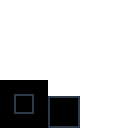
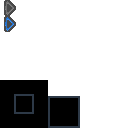
Before/after of a 128px x 128px layered artwork. What changed in the layer stack:
added layer "Arrows" above "Arrows Background" over [4, 0, 16, 32]
added layer "Arrows Background" above "Malebene 2" over [4, 0, 16, 32]
